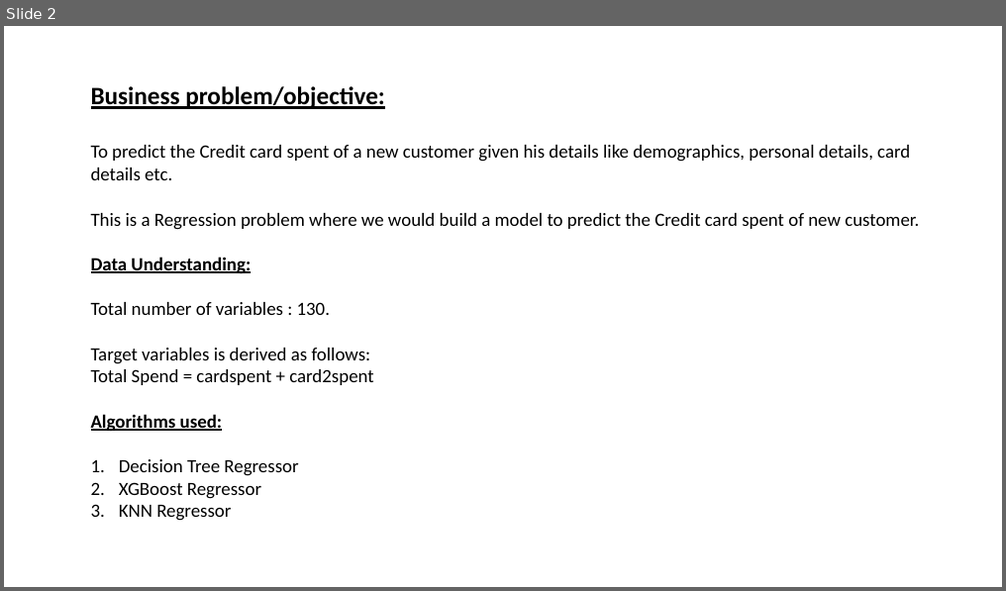
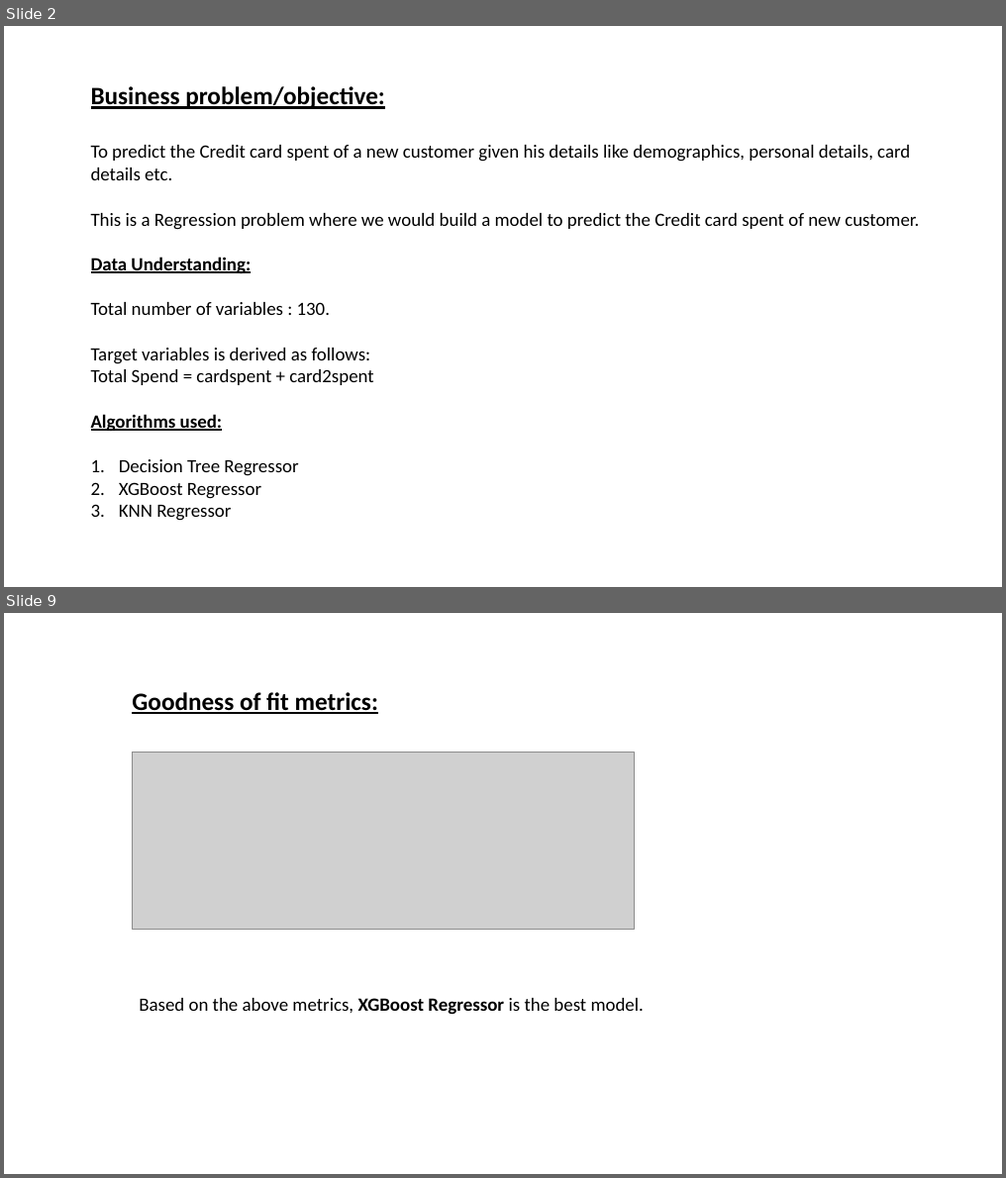
Before and after one commit to devarun07/Analytix, a slide deck: Projects/1. Predicting Credit Card Spend & Identifying Key Drivers/Submission.pptx. Shown one above the other, each under a label of ours: slide 2 before the commit, slides 2 and 9 after it; the slides between them are not shown. The pictures are 1006x591 and 1006x1178 pixels, drawn with LibreOffice and Linux fonts; fonts in the diff are those of the drawing; grey boxes stand for pictures. Boxes give left, top, right and bottom in pixels: in the first picture for what was removed or moved away, otherwise in the second. Text is boxed around its words. In the diff, an @@ line names an element or a change of style, - is before the commit and + after.

```diff
--- a/Projects/1. Predicting Credit Card Spend & Identifying Key Drivers/Submission.pptx
+++ b/Projects/1. Predicting Credit Card Spend & Identifying Key Drivers/Submission.pptx
@@ slide 9 added at (4,613,1002,1174), background #FFFFFF @@
@@ text added at (132,692,378,714), 24 pt, text #000000, bold, underline @@
+Goodness of fit metrics:
@@ picture added at (132,752,635,929) @@
@@ text added at (139,998,644,1015), 18 pt, text #000000 @@
+Based on the above metrics, XGBoost Regressor is the best model.
```
Also in this commit, not shown: 7 other slides added, 1 slide removed, 3 other files.
